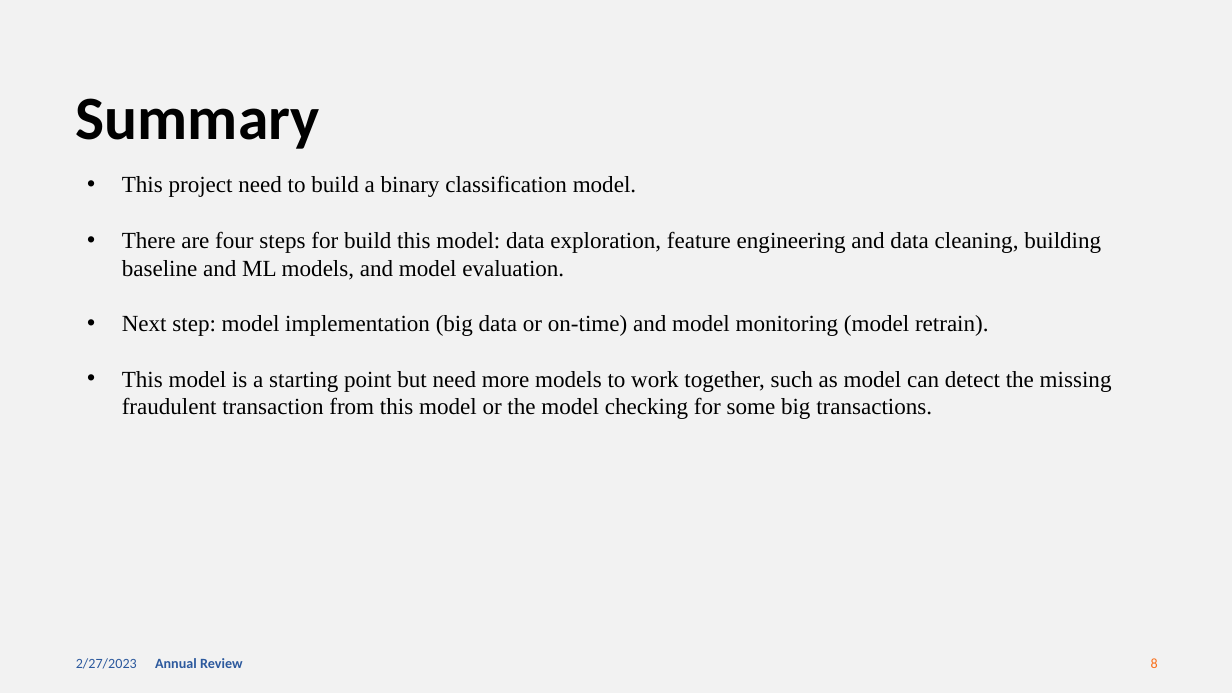
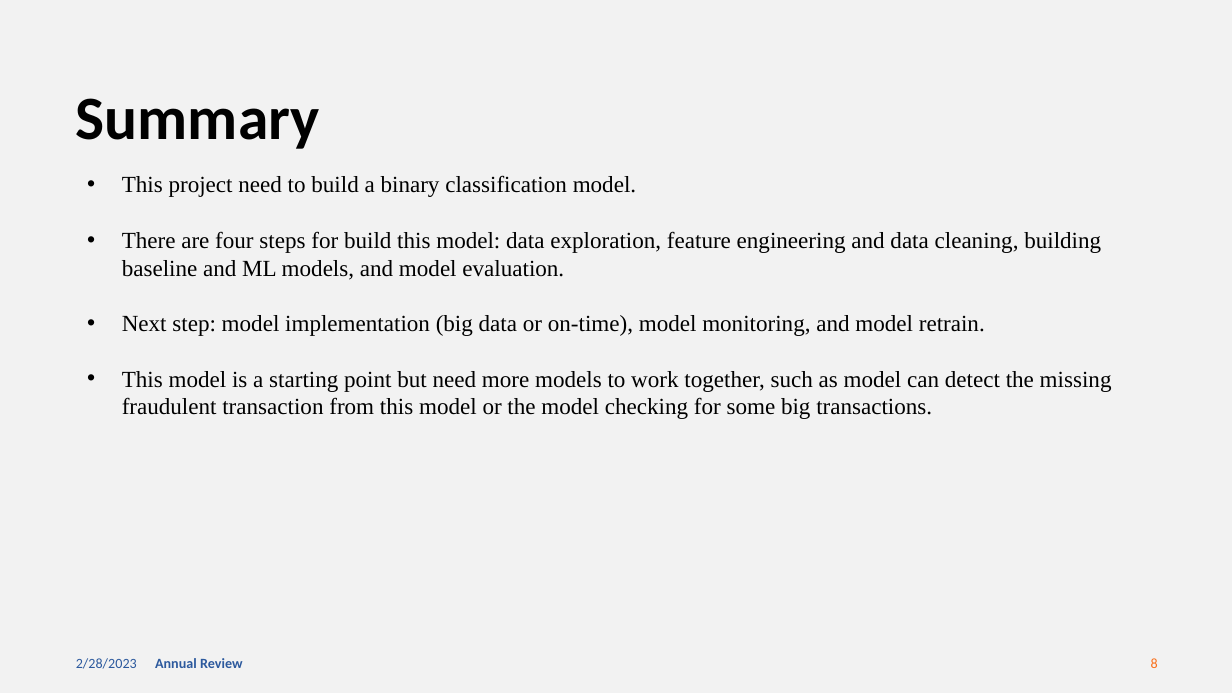
Before and after one commit to zhangjunzhe8868/Kaggle-FraudDetection, a slide deck: slide 8 of reports/Data Challenge – Fraud detection.pptx. Drawn at 1232x693 pixels with LibreOffice and Linux fonts; fonts in the diff are those of the drawing. Boxes give left, top, right and bottom in pixels: in the first picture for what was removed or moved away, otherwise in the second. Text is boxed around its words. In the diff, an @@ line names an element or a change of style, - is before the commit and + after.

```diff
--- a/reports/Data Challenge – Fraud detection.pptx
+++ b/reports/Data Challenge – Fraud detection.pptx
@@ text at (122, 315, 985, 336): text changed @@
-• Next step: model implementation (big data or on-time) and model monitoring (model retrain).
+• Next step: model implementation (big data or on-time), model monitoring, and model retrain.
@@ text at (76, 658, 137, 669): text changed @@
-2/27/2023
+2/28/2023
```
Also in this commit, not shown: 7 other slides changed, 1 other file.
